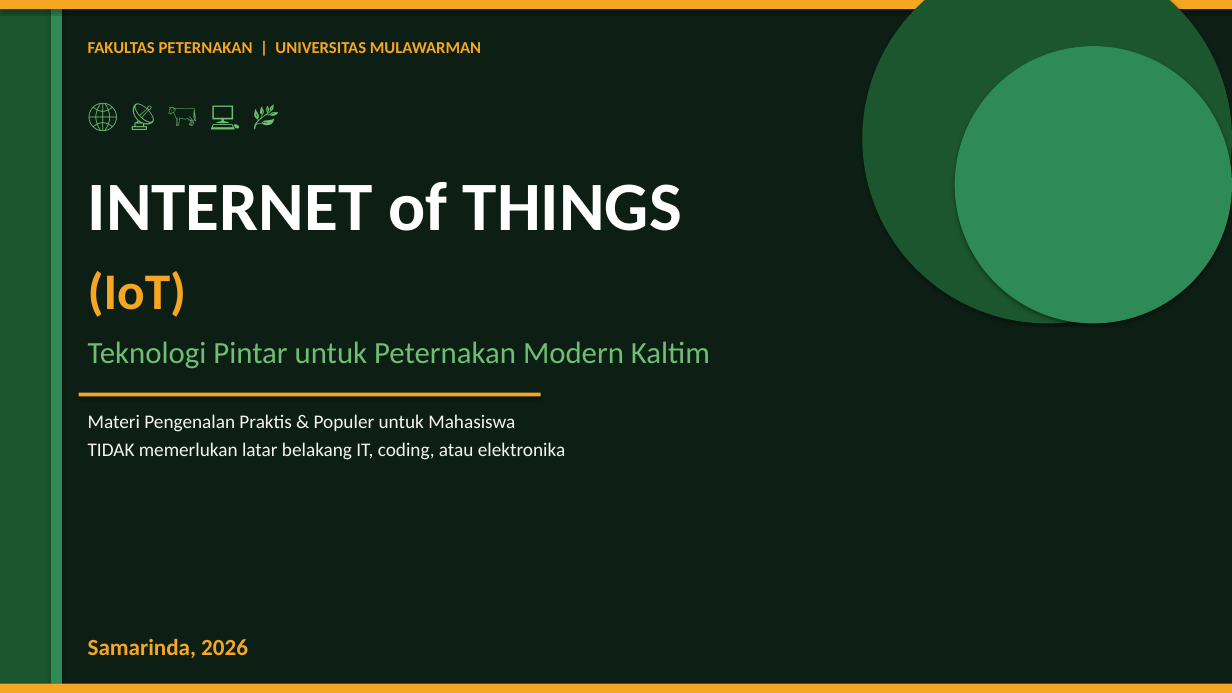
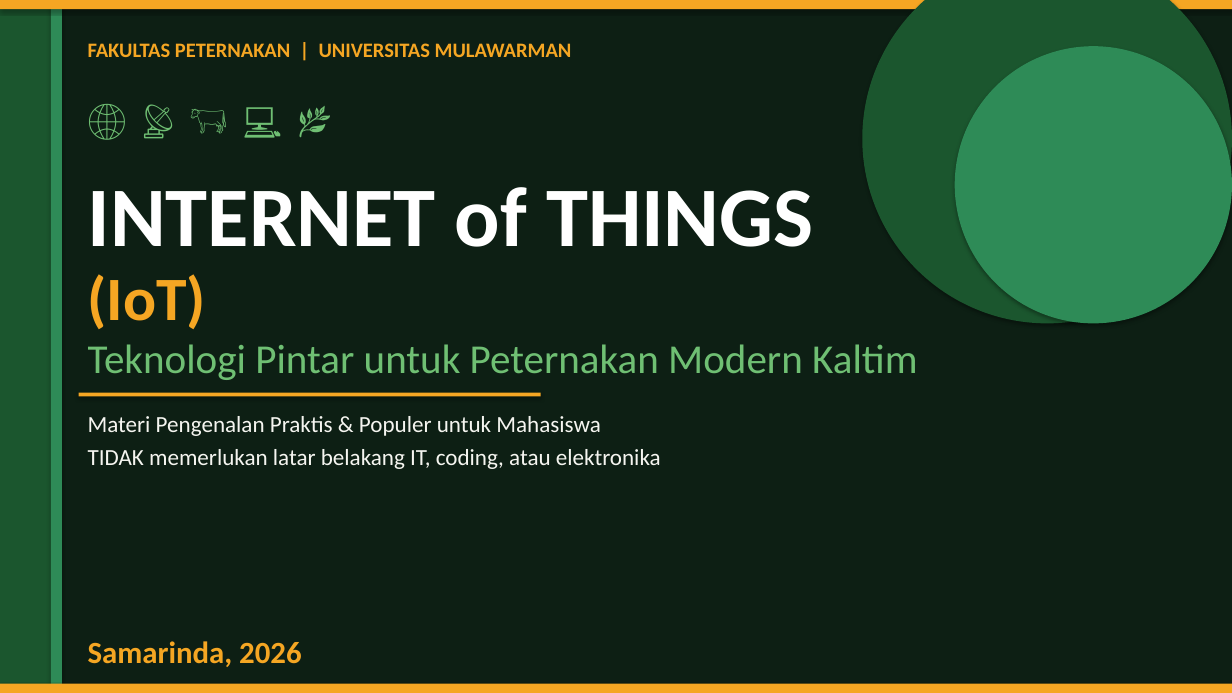
Before and after one commit to antonprafanto/praktik_PTK2026, a slide deck: slide 1 of IoT_untuk_Peternakan_UNMUL.pptx. Drawn at 1232x693 pixels with LibreOffice and Linux fonts; fonts in the diff are those of the drawing. Boxes give left, top, right and bottom in pixels: in the first picture for what was removed or moved away, otherwise in the second. Text is boxed around its words. In the diff, an @@ line names an element or a change of style, - is before the commit and + after.

```diff
--- a/IoT_untuk_Peternakan_UNMUL.pptx
+++ b/IoT_untuk_Peternakan_UNMUL.pptx
@@ text "FAKULTAS PETERNAKAN | UNIVERSITAS MULAWARMAN" at bbox=[88, 43, 572, 57]: size 13 to 16 pt @@
@@ text "🌐 📡 🐄 💻 🌿" at bbox=[79, 92, 910, 145]: size 22 to 28 pt @@
@@ text "INTERNET of THINGS" at bbox=[88, 187, 814, 247]: size 54 to 66 pt @@
@@ text "(IoT)" at bbox=[88, 274, 206, 329]: size 40 to 48 pt @@
@@ text "Teknologi Pintar untuk Peternakan Modern ..." at bbox=[88, 344, 917, 380]: size 24 to 32 pt @@
@@ text "Materi Pengenalan Praktis & Populer ..." at bbox=[88, 416, 661, 469]: size 15 to 18 pt @@
@@ text "Samarinda, 2026" at bbox=[88, 641, 301, 667]: size 18 to 24 pt @@
```
Also in this commit, not shown: 17 other slides changed.
